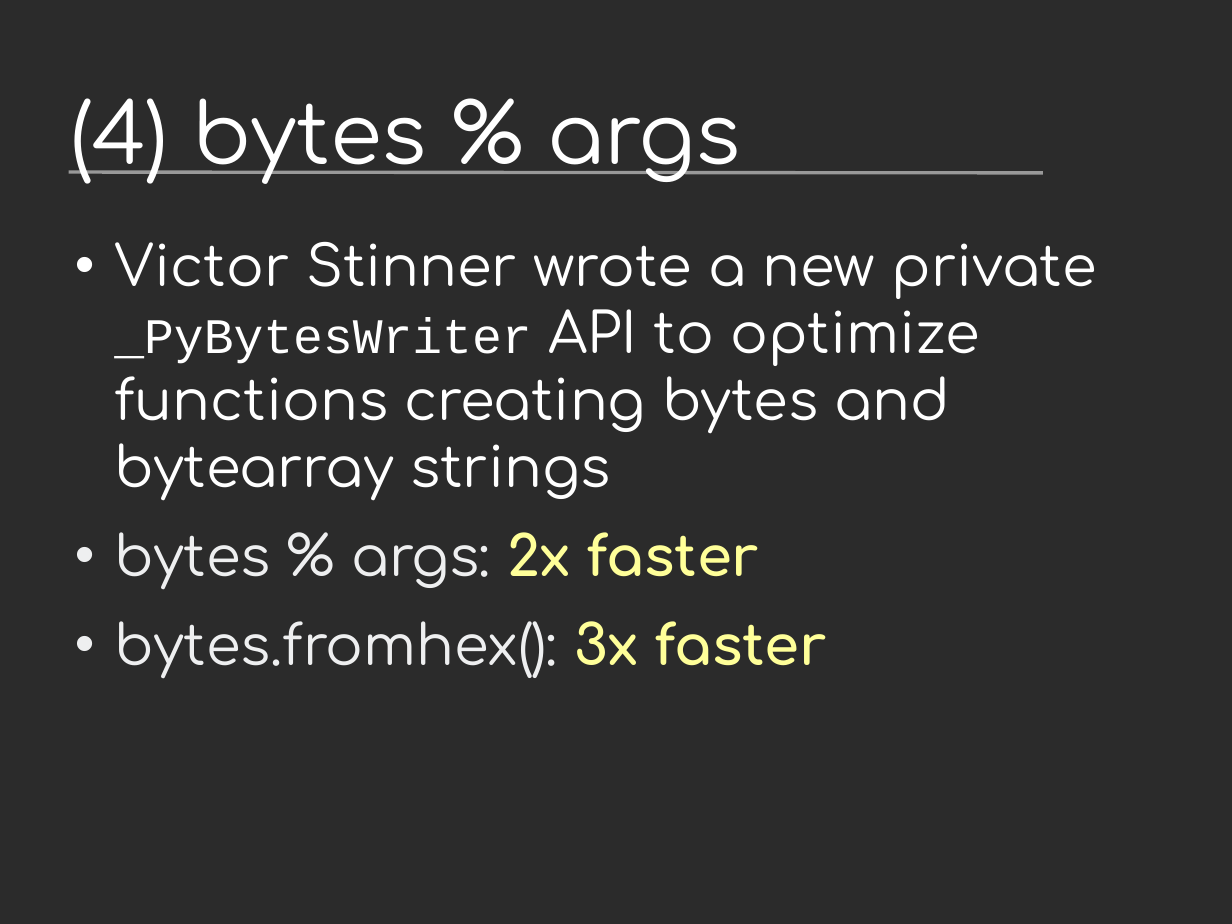
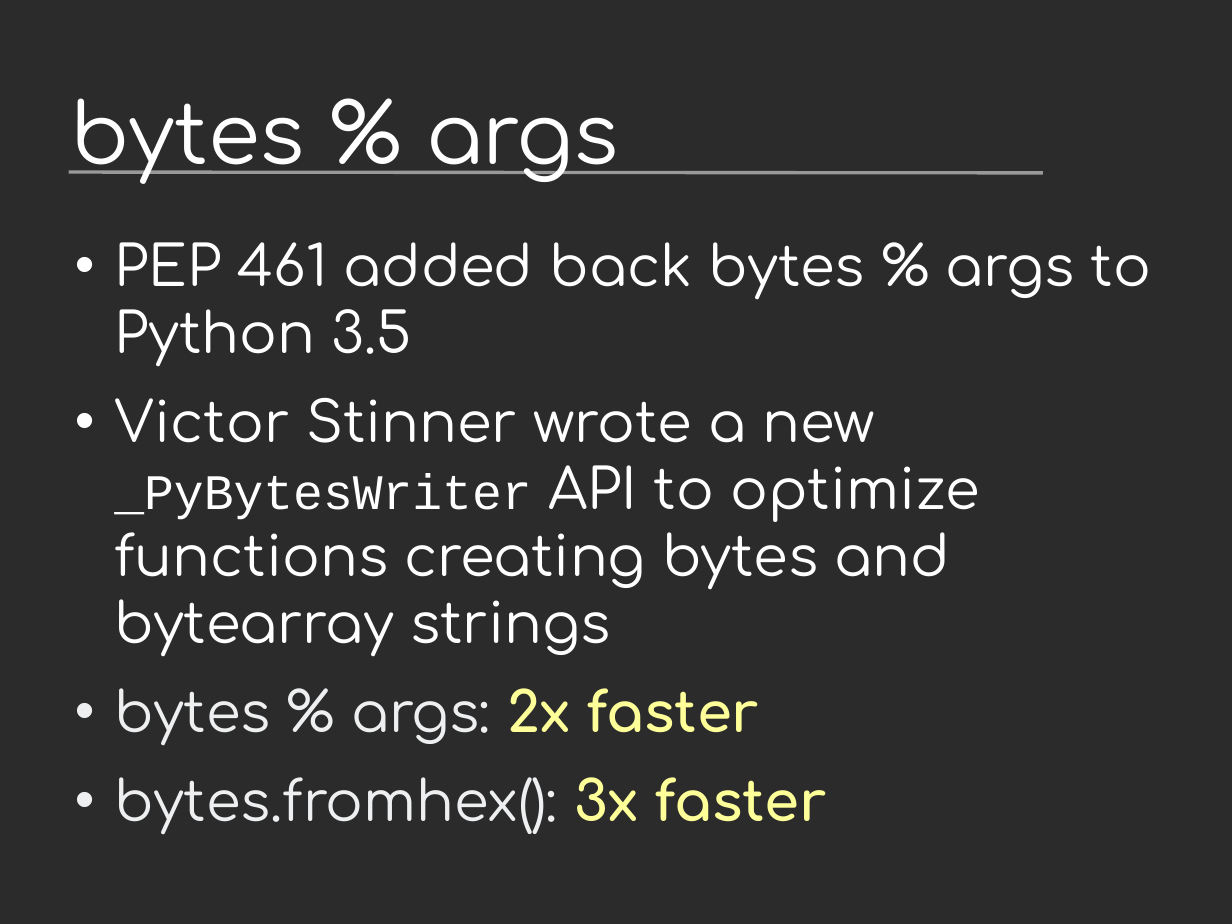
Before and after one commit to vstinner/talks, a slide deck: slide 26 of 2017-PyconUS/python36_opt.odp (slide 25 before the commit). Drawn at 1232x924 pixels with LibreOffice and Linux fonts; fonts in the diff are those of the drawing; background and template pictures are left out; a plain dark background stands for a picture behind light text. Boxes give left, top, right and bottom in pixels: in the first picture for what was removed or moved away, otherwise in the second. Text is boxed around its words. In the diff, an @@ line names an element or a change of style, - is before the commit and + after.

```diff
--- a/2017-PyconUS/python36_opt.odp
+++ b/2017-PyconUS/python36_opt.odp
@@ title at box(71, 98, 619, 184): text changed @@
-(4) bytes % args
+bytes % args
@@ text at box(114, 242, 1151, 657): text changed @@
-• Victor Stinner wrote a new private _PyBytesWriter API to optimize functions creating bytes and bytearray strings
+• PEP 461 added back bytes % args to Python 3.5
+• Victor Stinner wrote a new _PyBytesWriter API to optimize functions creating bytes and bytearray strings
```
Also in this commit, not shown: 22 other slides changed, 2 slides added, 1 other file.
